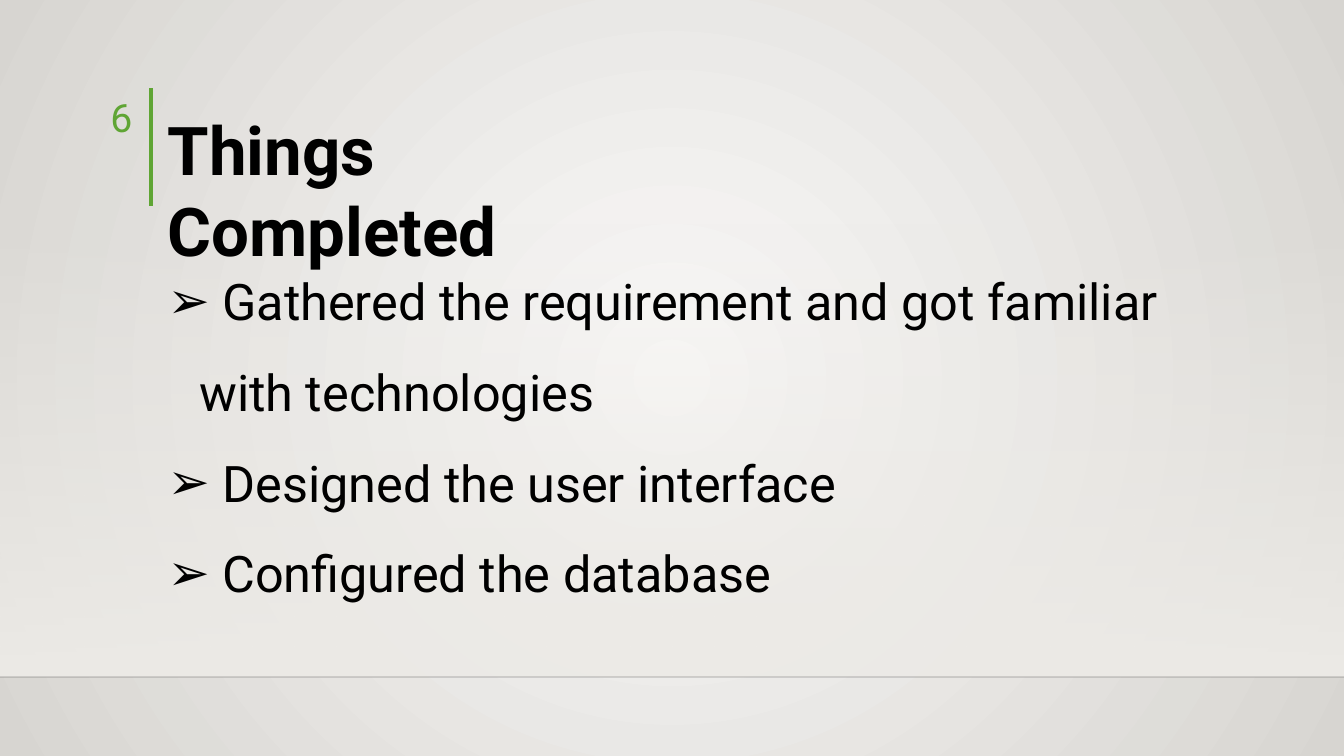
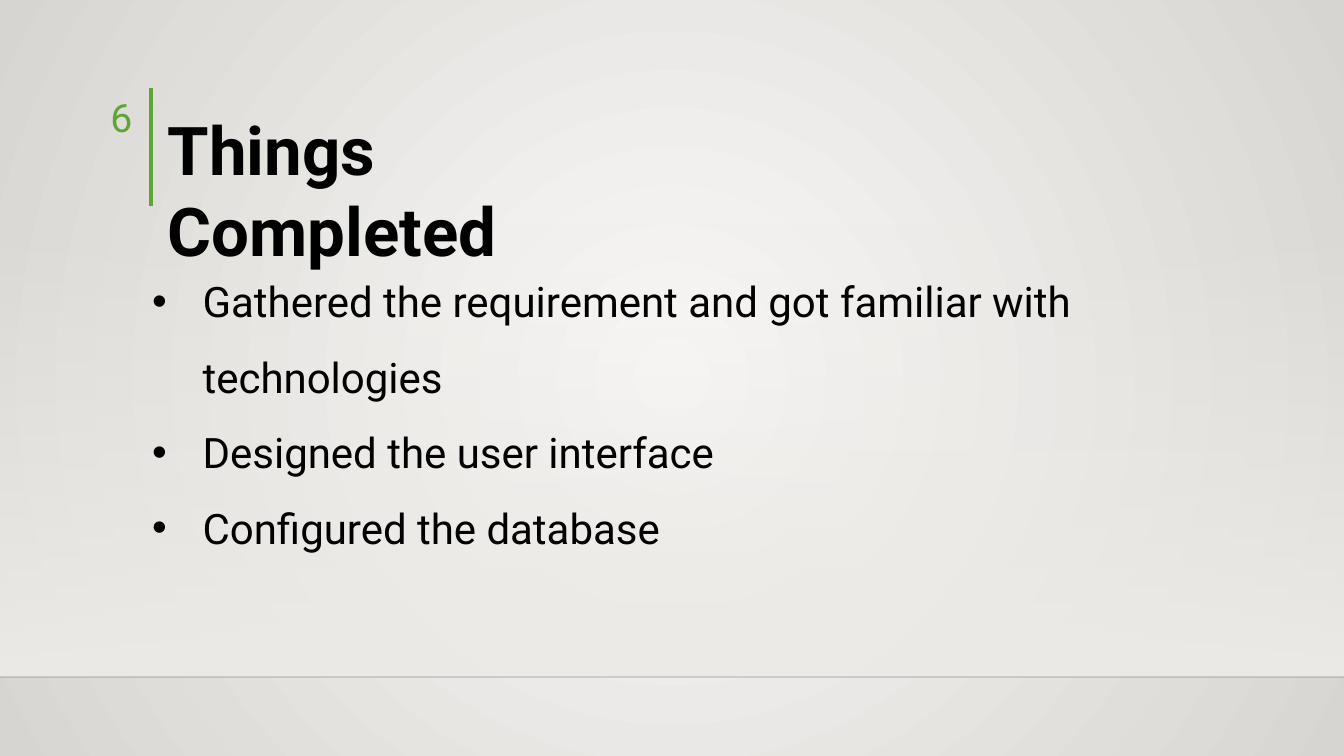
Before and after one commit to hisni/CO227-Project, a slide deck: slide 6 of Presantation/Presentation - Final.pptx. Drawn at 1344x756 pixels with LibreOffice and Linux fonts; fonts in the diff are those of the drawing; background and template pictures are left out. Boxes give left, top, right and bottom in pixels: in the first picture for what was removed or moved away, otherwise in the second. Text is boxed around its words. In the diff, an @@ line names an element or a change of style, - is before the commit and + after.

```diff
--- a/Presantation/Presentation - Final.pptx
+++ b/Presantation/Presentation - Final.pptx
@@ text "Gathered the requirement and got ..." at (203,285,1071,553): size 36 to 30 pt; bullet ➢ to • @@
```
Also in this commit, not shown: 7 other slides changed, 1 slide added, 1 other file.
